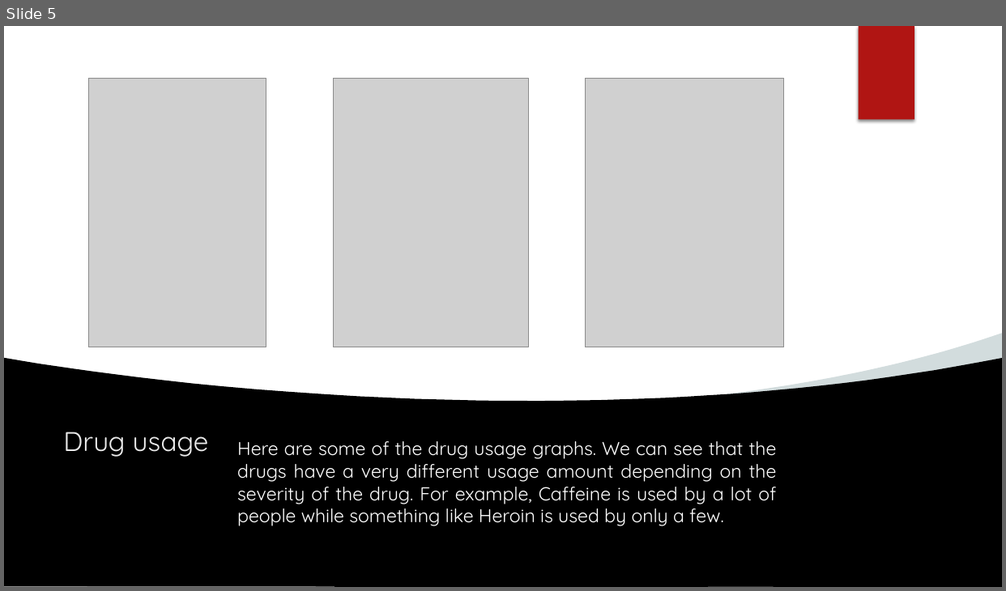
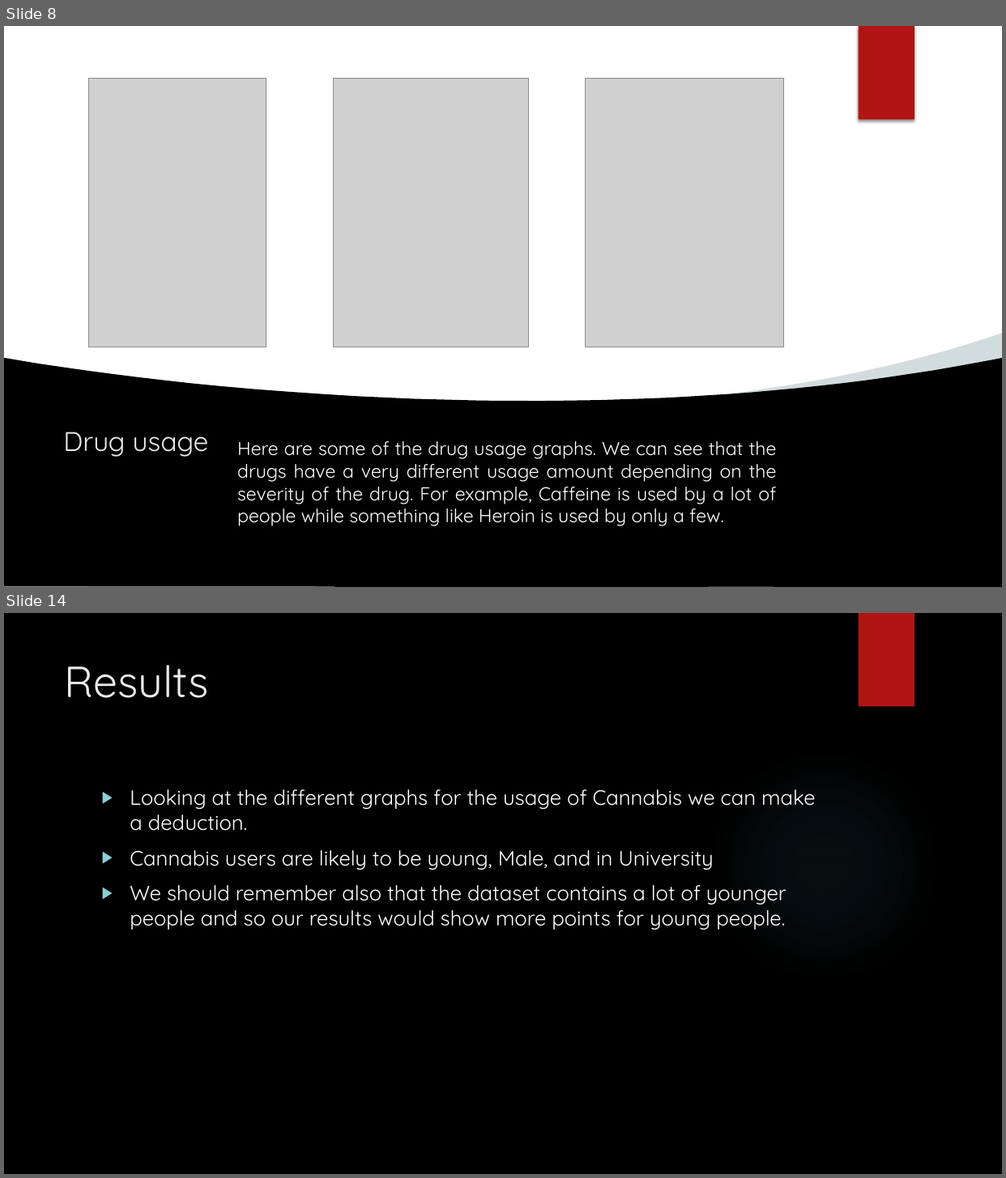
Before and after one commit to FearlessClock/PythonDataAnalyste, a slide deck: Drug consuption Pieter Algera.pptx. Shown one above the other, each under a label of ours: slide 5 before the commit, slides 8 and 14 after it; the slides between them are not shown. The pictures are 1006x591 and 1006x1178 pixels, drawn with LibreOffice and Linux fonts; fonts in the diff are those of the drawing; grey boxes stand for pictures; background and template pictures are left out. Boxes give left, top, right and bottom in pixels: in the first picture for what was removed or moved away, otherwise in the second. Text is boxed around its words. In the diff, an @@ line names an element or a change of style, - is before the commit and + after.

```diff
--- a/Drug consuption Pieter Algera.pptx
+++ b/Drug consuption Pieter Algera.pptx
@@ slide 14 added at bbox=[4, 613, 1002, 1174], background picture (left out) @@
@@ rectangle added at bbox=[859, 613, 914, 707], fill #B01513 @@
@@ title added at bbox=[65, 665, 210, 698], 42 pt, text #EBEBEB @@
+Results
@@ ellipse added at bbox=[709, 750, 939, 981], fill gradient #50B9C1 @@
@@ text added at bbox=[130, 790, 815, 930], 20 pt, text #FFFFFF @@
+▶ Looking at the different graphs for the usage of Cannabis we can make a deduction.
+▶ Cannabis users are likely to be young, Male, and in University
+▶ We should remember also that the dataset contains a lot of younger people and so our results would show more points for young people.
@@ what was slide 5 is now slide 8 @@
```
Also in this commit, not shown: 3 slides changed, 11 other slides added, 1 other file.
